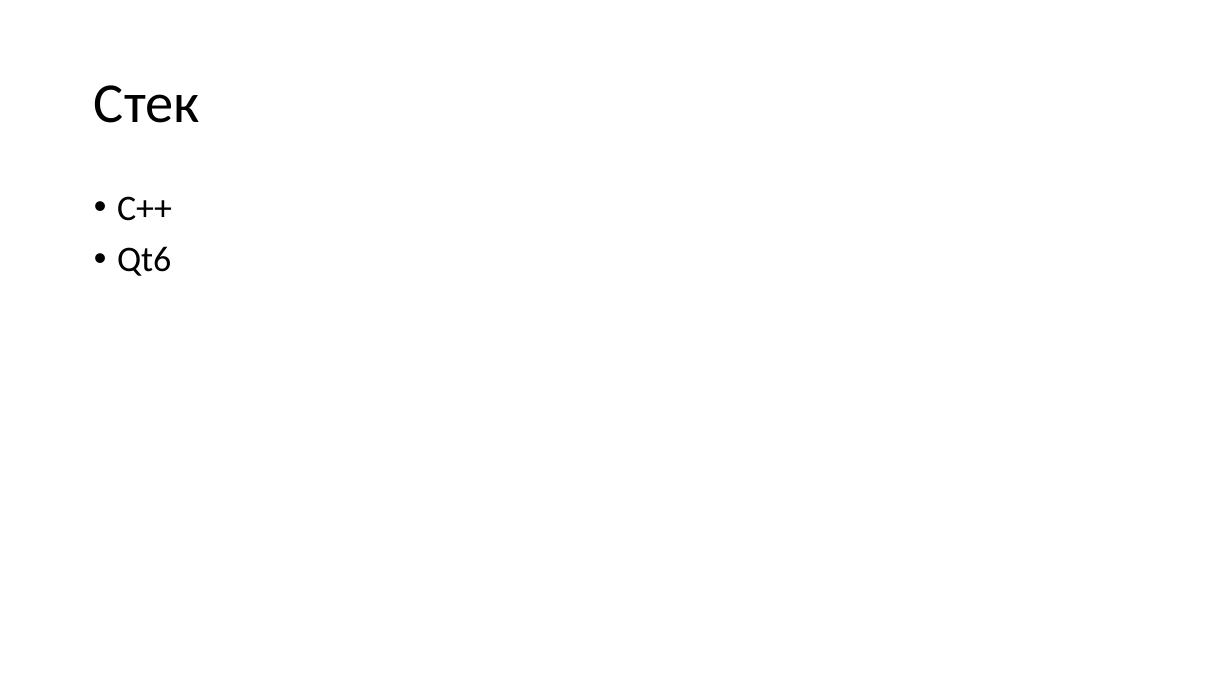
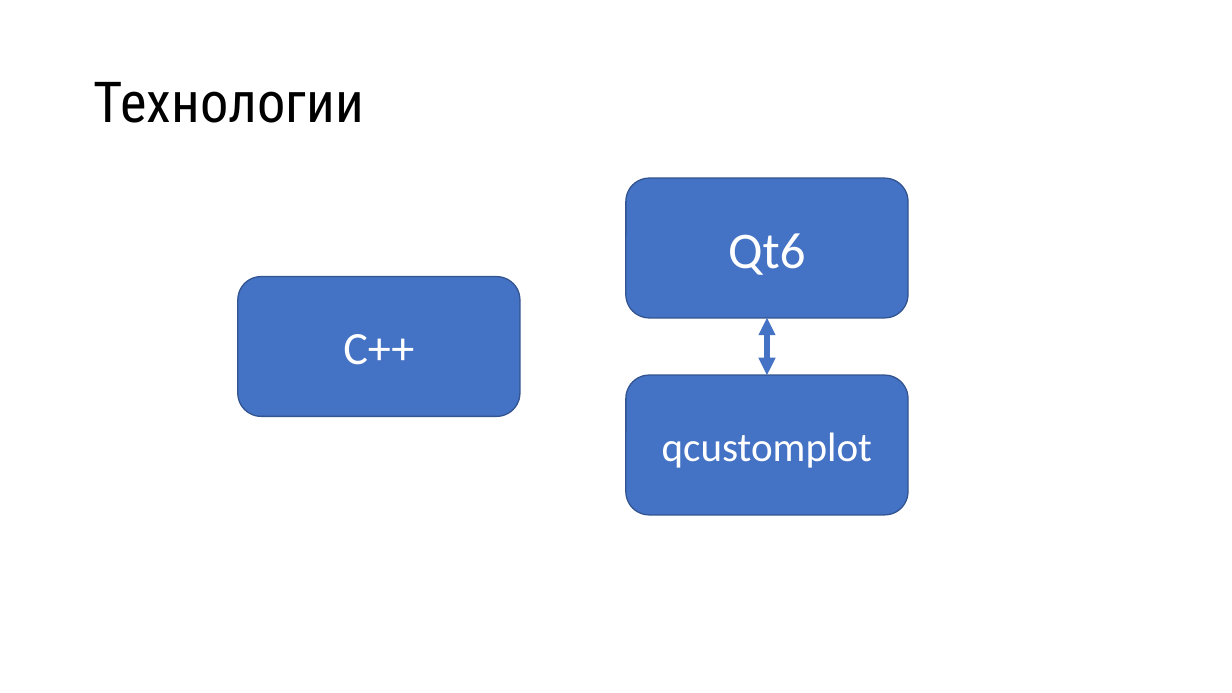
Before and after one commit to Lynech/the-reflected-signal-simulator, a slide deck: slide 8 of presentation.pptx. Drawn at 1232x693 pixels with LibreOffice and Linux fonts; fonts in the diff are those of the drawing. Boxes give left, top, right and bottom in pixels: in the first picture for what was removed or moved away, otherwise in the second. Text is boxed around its words. In the diff, an @@ line names an element or a change of style, - is before the commit and + after.

```diff
--- a/presentation.pptx
+++ b/presentation.pptx
@@ title at [94,82,364,123]: text changed; font Calibri to Roboto Condensed @@
-Стек
+Технологии
@@ rounded rectangle added at [626,178,908,318], fill #4472C4, outline #325491 1 pt, 40 pt, text #FFFFFF @@
+Qt6
@@ text removed at [117,196,172,276] @@
-• С++
-• Qt6
@@ rounded rectangle added at [238,276,519,416], fill #4472C4, outline #325491 1 pt, 36 pt, text #FFFFFF @@
+С++
@@ double arrow added from (767, 318) to (767, 375), #4472C4 4.5 pt @@
@@ rounded rectangle added at [626,375,908,515], fill #4472C4, outline #325491 1 pt, 32 pt, text #FFFFFF @@
+qcustomplot
```
Also in this commit, not shown: 14 other slides changed, 1 slide added, 1 other file.
